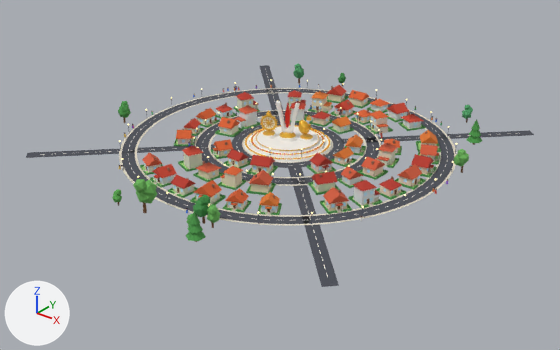
An edit to the glTF model towns/tirupati.glb, drawn before and after from the same camera.
The view is the same before and after, from a camera (50 mm lens) standing at (183.0, -234.0, 130.0) and looking at (5.0, -11.0, -9.0). The axes (+X, +Y, +Z) are drawn at lower left. The lights are the same throughout. The older version comes first. Where no turn or scale is listed for an object, it has been applied to the vertices. Vertices at exactly the same position are counted once.
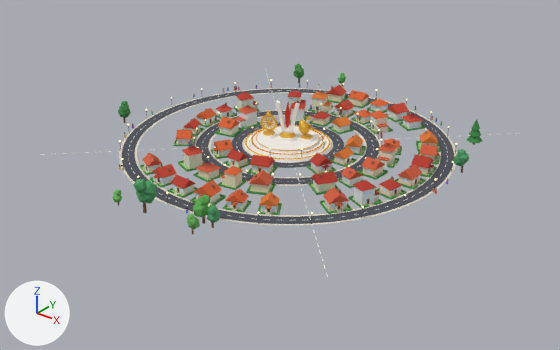
Where the newer file only moved an object's origin or applied its transform, the numbers keep the older frame.

Pixel boxes (x1, y1, x2, y2) of what changed, in the pictures (560 x 350 px):
'Mesh_25', reshaped (27% narrower, 24% shorter): before (26, 63, 534, 287); after (112, 63, 482, 234)
part 1 of me_mesh_25, deleted: before (26, 65, 534, 287)
part 2 of me_mesh_25, surface changed: (112, 63, 482, 227) in both

Edits to the bpy script that builds the scene:
```text
Change me_mesh_25:
    used by ob_mesh_25; location = (0.0, -3.8, 9.1)
    remove me_mesh_25.from_pydata(...)  # 3834 vertices, 5356 faces; spans x -77.0..77.0, y -81.0..81.0, z -9.0..9.0
    add me_mesh_25.from_pydata(...)  # 3735 vertices, 5212 faces; spans x -74.0..72.0, y -79.0..79.0, z -9.0..9.0
    me_mesh_25 part 1: 11 loose pieces with 99 vertices, spanning x -77.0..77.0, y -81.0..81.0, z -9.0..2.0, are deleted
    me_mesh_25 part 2: 566 kept faces spanning x -74.0..72.0, y -79.0..79.0, z -7.0..4.0 get new texture (UV) coordinates
    other edits to the shape of me_mesh_25 do not show in these pictures
```
